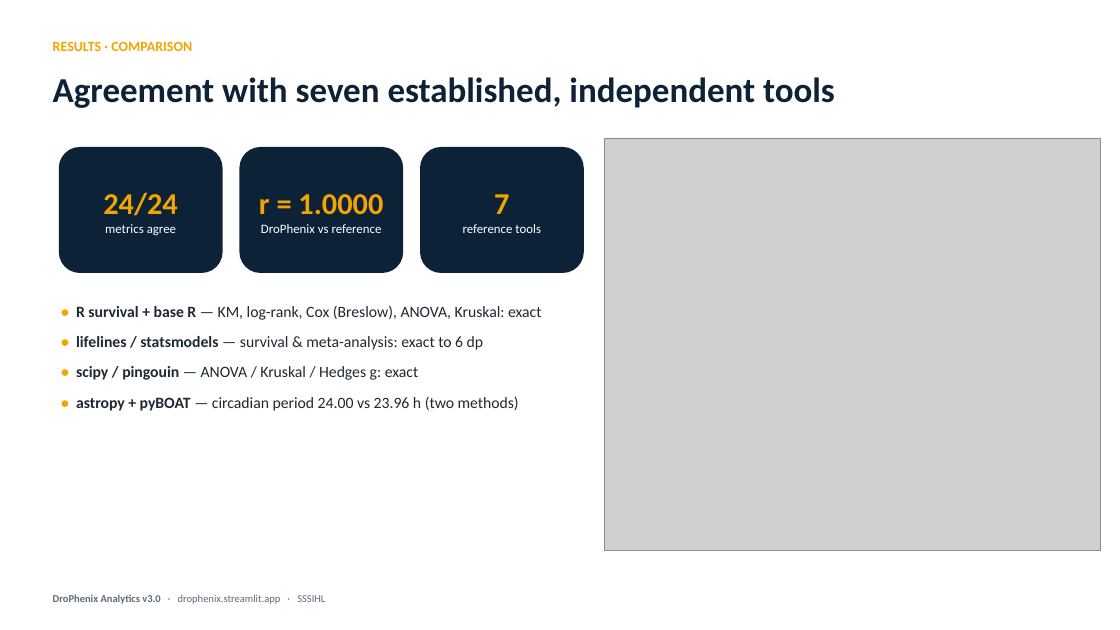
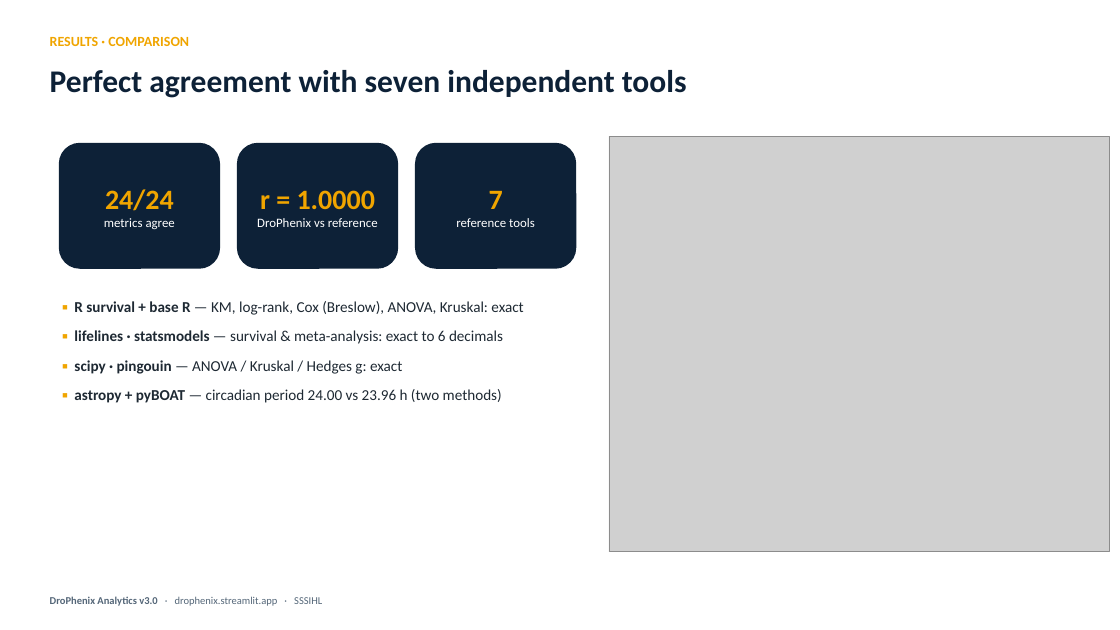
Before and after one commit to krishna-g-999/DroPhenix, a slide deck: slide 19 of manuscript/DroPhenix_presentation.pptx (slide 11 before the commit). Drawn at 1120x630 pixels with LibreOffice and Linux fonts; fonts in the diff are those of the drawing; grey boxes stand for pictures. Boxes give left, top, right and bottom in pixels: in the first picture for what was removed or moved away, otherwise in the second. Text is boxed around its words. In the diff, an @@ line names an element or a change of style, - is before the commit and + after.

```diff
--- a/manuscript/DroPhenix_presentation.pptx
+++ b/manuscript/DroPhenix_presentation.pptx
@@ text "RESULTS · COMPARISON": place and size @@
-text "RESULTS · COMPARISON" at [53,41,192,51]
+text "RESULTS · COMPARISON" at [50,36,189,46]
@@ text at [50,70,687,98]: text changed; size 30 to 27 pt @@
-Agreement with seven established, independent tools
+Perfect agreement with seven independent tools
@@ rounded rectangle "24/24": place and size @@
-rounded rectangle "24/24" at [59,147,223,273]
+rounded rectangle "24/24" at [59,143,220,269]
@@ rounded rectangle "r = 1.0000": place and size @@
-rounded rectangle "r = 1.0000" at [239,147,403,273]
+rounded rectangle "r = 1.0000" at [237,143,398,269]
@@ rounded rectangle "7": place and size @@
-rounded rectangle "7" at [420,147,584,273]
+rounded rectangle "7" at [415,143,576,269]
@@ picture: place and size @@
-picture at [605,139,1101,550]
+picture at [609,136,1110,552]
@@ text in rounded rectangle at [105,189,174,211]: size 26 to 24 pt in "24/24" @@
@@ text in rounded rectangle at [260,190,375,209]: size 26 to 24 pt in "r = 1.0000" @@
@@ text in rounded rectangle at [489,191,503,209]: size 26 to 24 pt in "7" @@
@@ text at [74,301,523,403]: text changed; size 13.5 to 13 pt @@
-• R survival + base R — KM, log-rank, Cox (Breslow), ANOVA, Kruskal: exact
-• lifelines / statsmodels — survival & meta-analysis: exact to 6 dp
-• scipy / pingouin — ANOVA / Kruskal / Hedges g: exact
-• astropy + pyBOAT — circadian period 24.00 vs 23.96 h (two methods)
+▪ R survival + base R — KM, log-rank, Cox (Breslow), ANOVA, Kruskal: exact
+▪ lifelines · statsmodels — survival & meta-analysis: exact to 6 decimals
+▪ scipy · pingouin — ANOVA / Kruskal / Hedges g: exact
+▪ astropy + pyBOAT — circadian period 24.00 vs 23.96 h (two methods)
@@ text "DroPhenix Analytics v3.0 · drophenix.streamlit.app ..." at [50,596,322,606]: text colour #5A6B7B to #546678 @@
```
Also in this commit, not shown: 9 other slides changed, 14 slides added, 4 slides removed, 3 other files.
